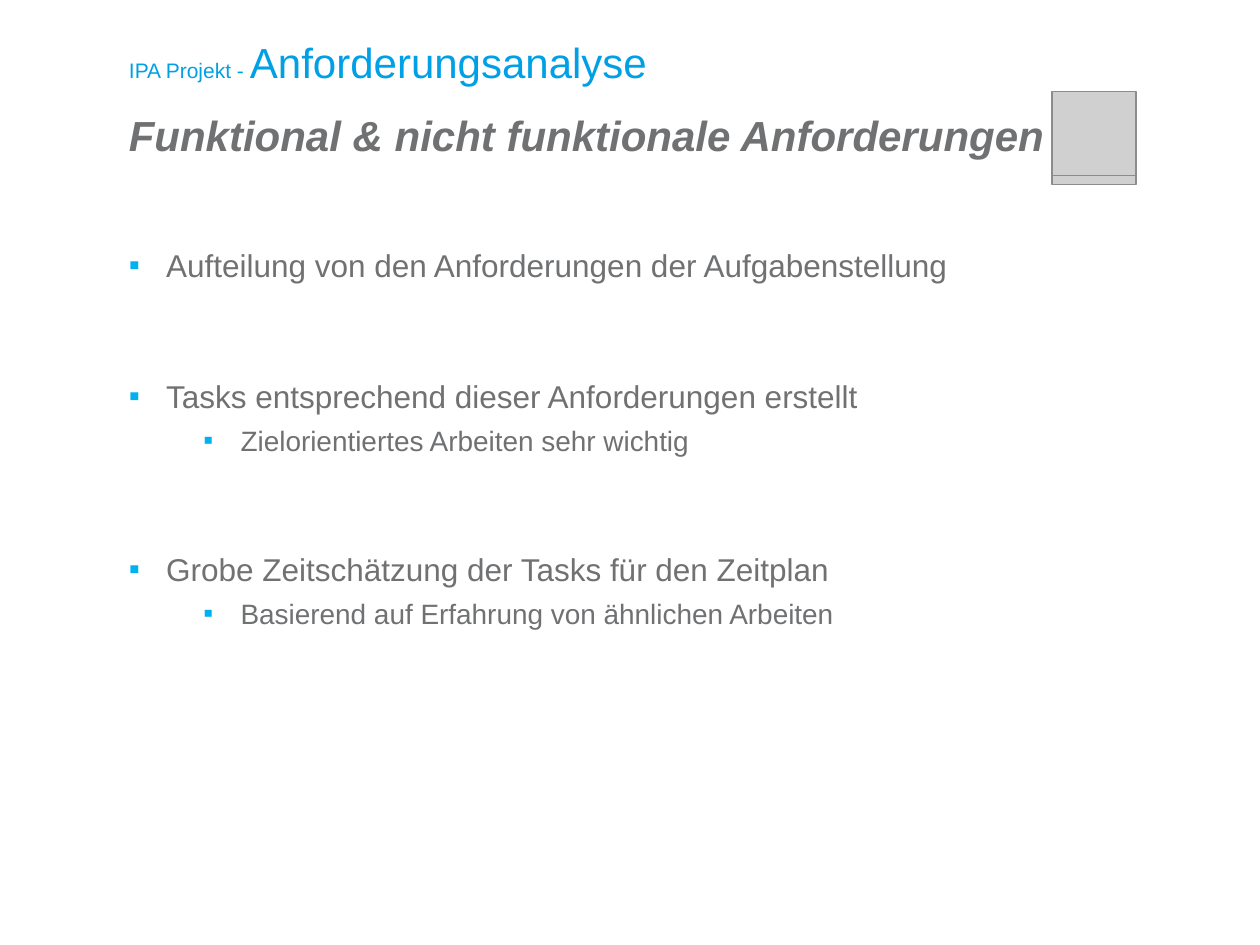
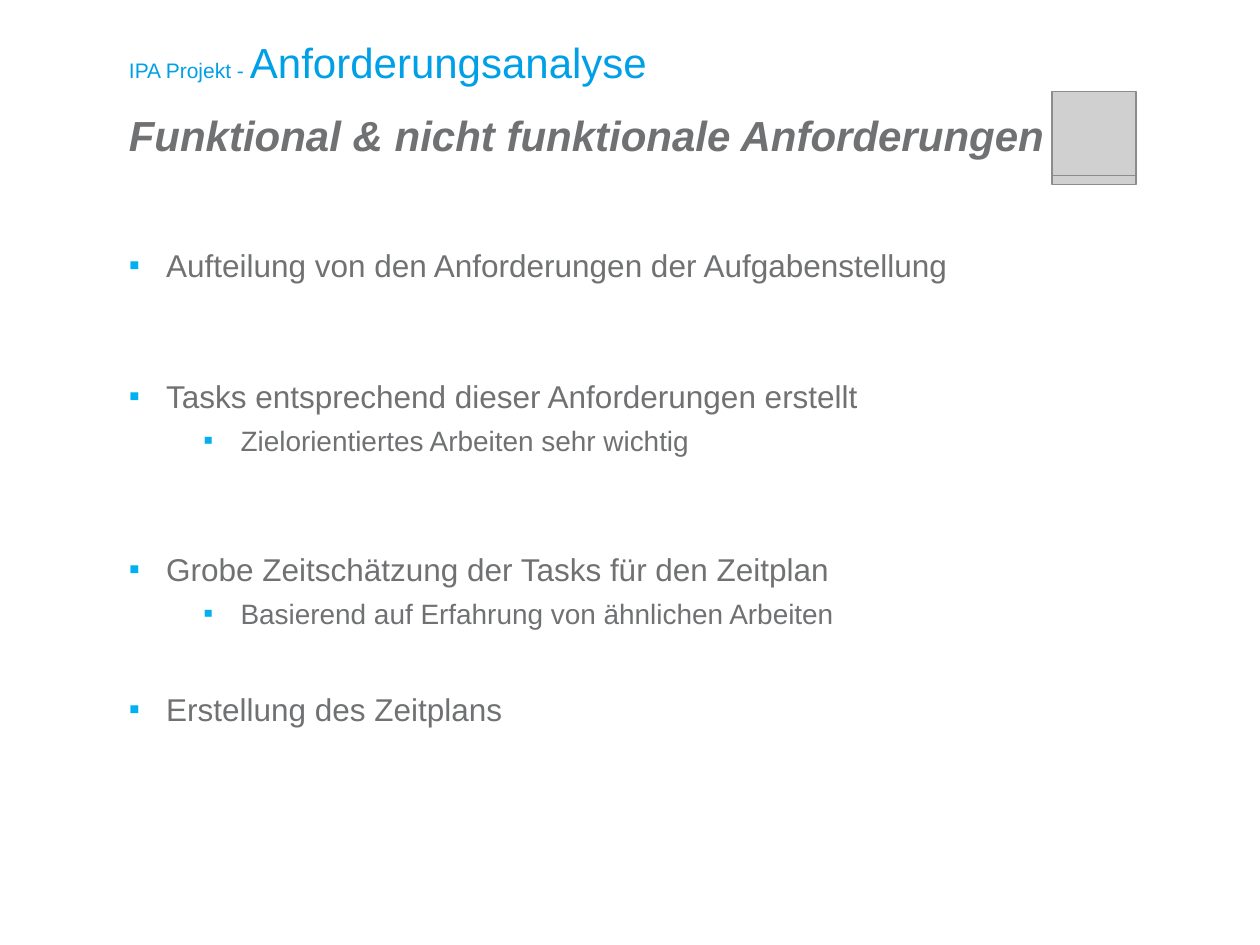
Before and after one commit to kre-cmi/IPA-KRE, a slide deck: slide 12 of doc/Zentralisierte Parameterverwaltung Präsentation.pptx (slide 13 before the commit). Drawn at 1260x945 pixels with LibreOffice and Linux fonts; fonts in the diff are those of the drawing; grey boxes stand for pictures; background and template pictures are left out. Boxes give left, top, right and bottom in pixels: in the first picture for what was removed or moved away, otherwise in the second. Text is boxed around its words. In the diff, an @@ line names an element or a change of style, - is before the commit and + after.

```diff
--- a/doc/Zentralisierte Parameterverwaltung Präsentation.pptx
+++ b/doc/Zentralisierte Parameterverwaltung Präsentation.pptx
@@ text at box(166, 698, 502, 727): paragraph added @@
+▪ Erstellung des Zeitplans
```
Also in this commit, not shown: 9 other slides changed, 1 slide removed, 1 other file.
